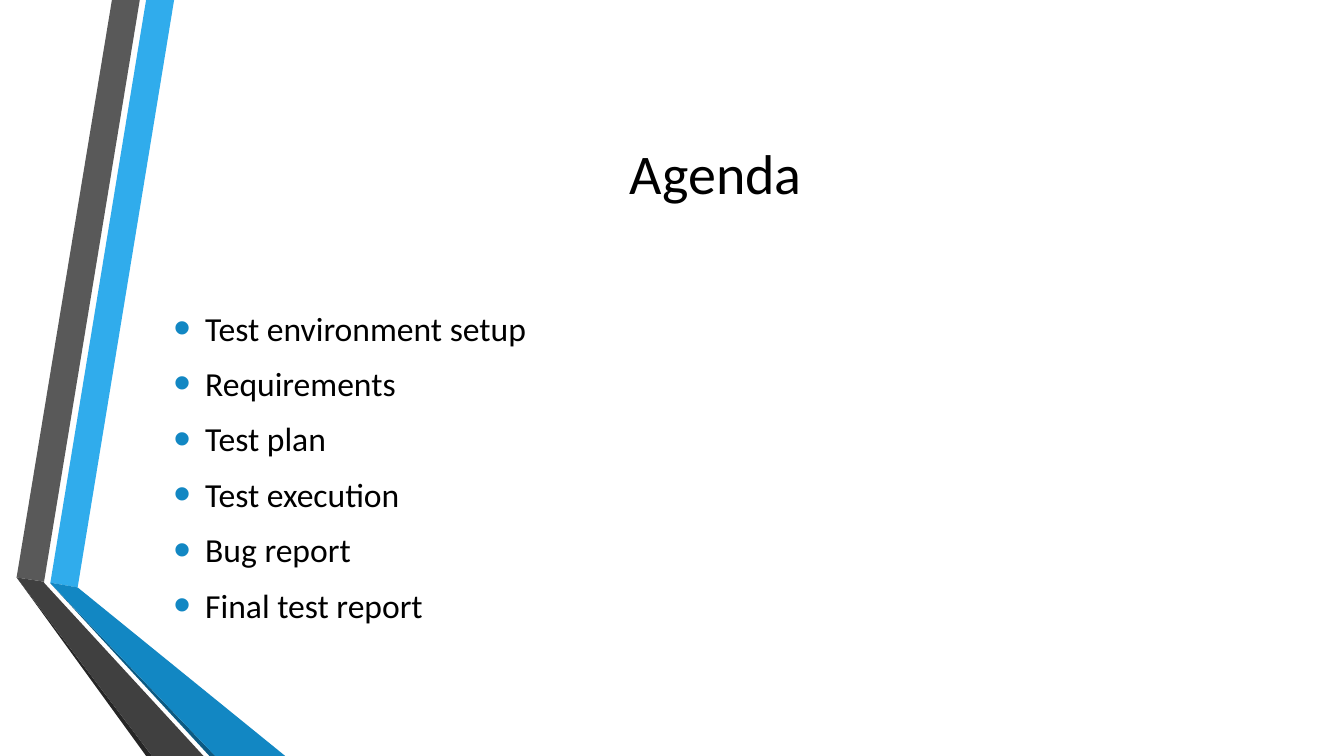
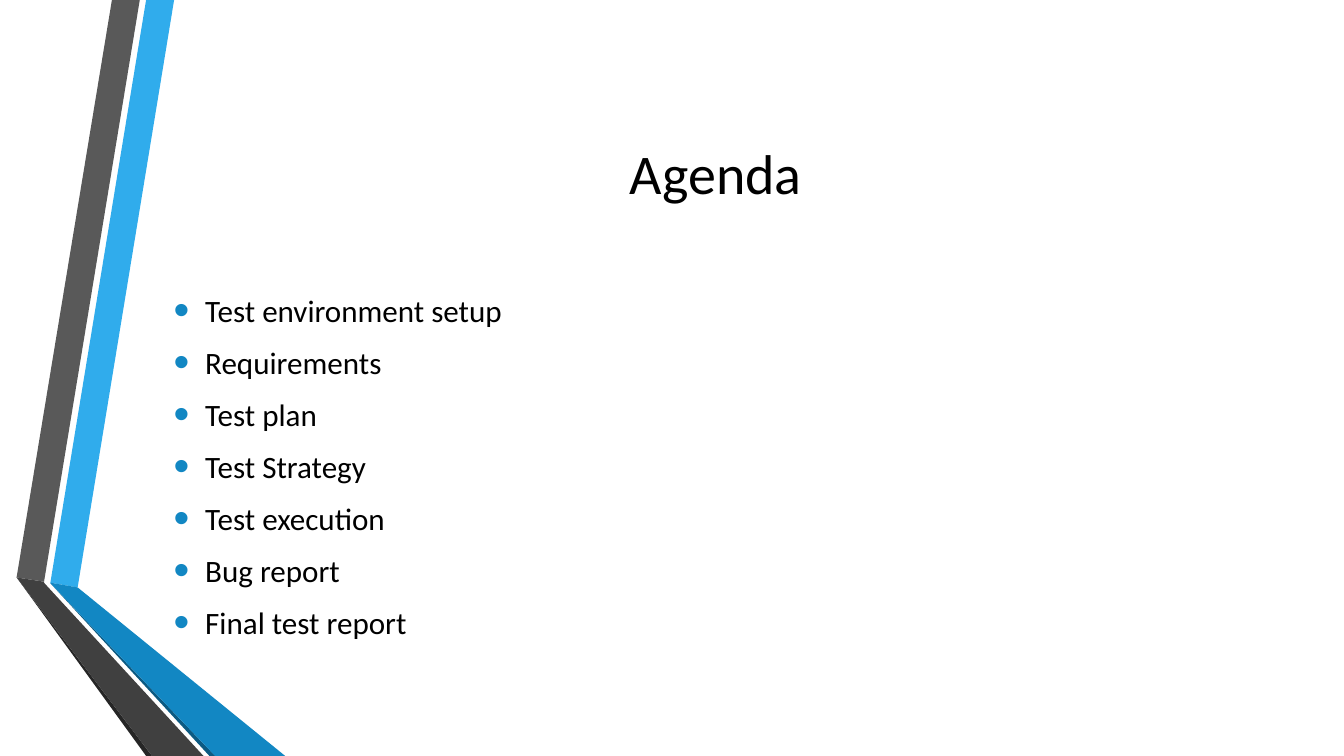
Before and after one commit to rohinitornal/riskpoint, a slide deck: slide 2 of SW Test Demo.pptx. Drawn at 1344x756 pixels with LibreOffice and Linux fonts; fonts in the diff are those of the drawing; background and template pictures are left out. Boxes give left, top, right and bottom in pixels: in the first picture for what was removed or moved away, otherwise in the second. Text is boxed around its words. In the diff, an @@ line names an element or a change of style, - is before the commit and + after.

```diff
--- a/SW Test Demo.pptx
+++ b/SW Test Demo.pptx
@@ text at (205,300,501,639): size 24 to 22.2 pt in "Test environment setup", "Requirements", "Test plan", "Test execution" and 2 more places @@
@@ text at (205,458,366,484): paragraph added @@
+• Test Strategy
```
Also in this commit, not shown: 2 other slides changed, 2 slides added, 1 other file.
